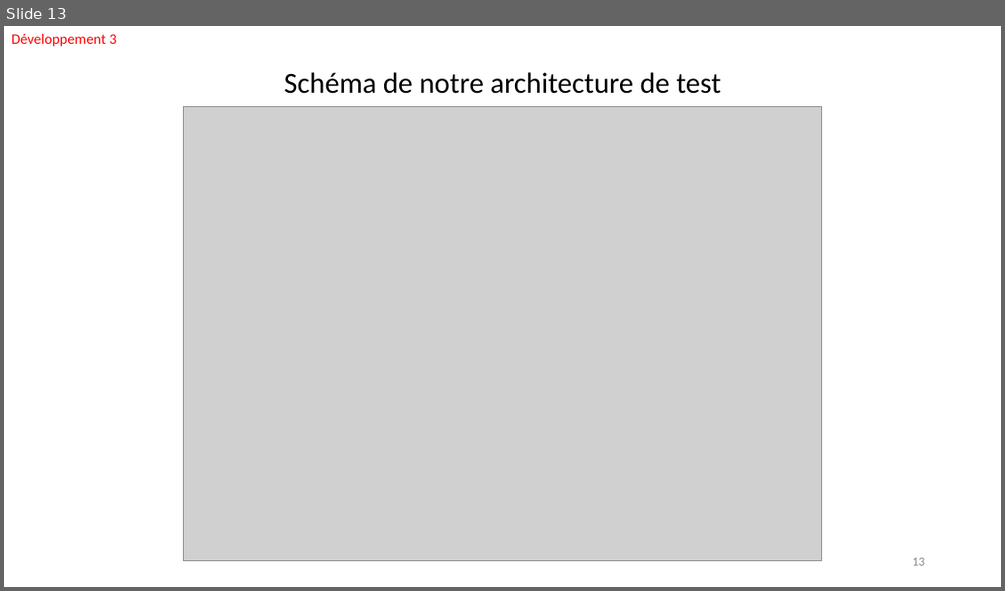
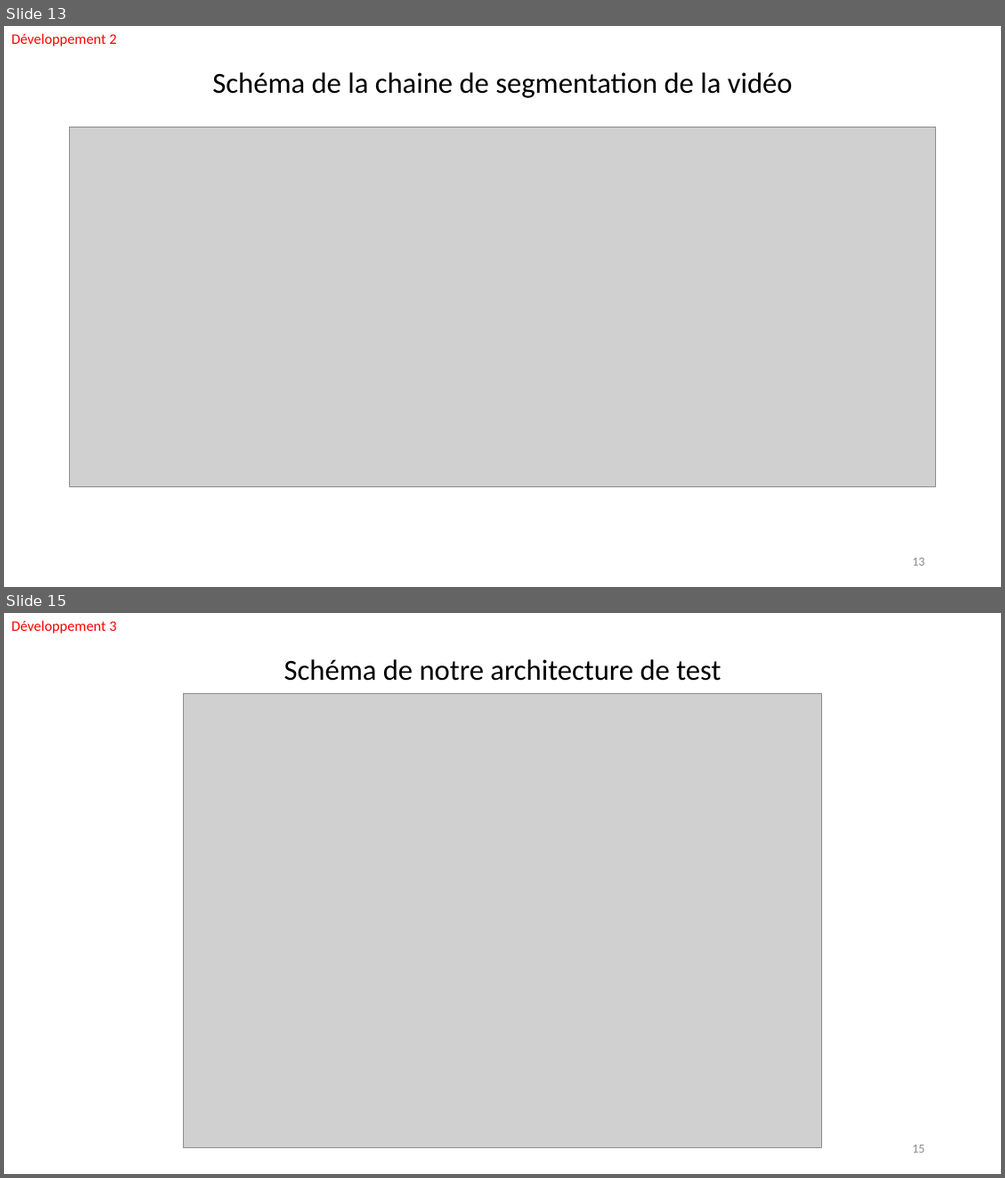
Before and after one commit to FabienMnsn/PRES2, a slide deck: Slides/PRES2019-Projet14-OlivierFourmaux-ROIStreamingImapct-soutenance.pptx. Shown one above the other, each under a label of ours: slide 13 before the commit, slides 13 and 15 after it; the slides between them are not shown. The pictures are 1005x591 and 1005x1178 pixels, drawn with LibreOffice and Linux fonts; fonts in the diff are those of the drawing; grey boxes stand for pictures. Boxes give left, top, right and bottom in pixels: in the first picture for what was removed or moved away, otherwise in the second. Text is boxed around its words. In the diff, an @@ line names an element or a change of style, - is before the commit and + after.

```diff
--- a/Slides/PRES2019-Projet14-OlivierFourmaux-ROIStreamingImapct-soutenance.pptx
+++ b/Slides/PRES2019-Projet14-OlivierFourmaux-ROIStreamingImapct-soutenance.pptx
@@ slide 13 added at (x1=4, y1=26, x2=1001, y2=587), background #FFFFFF @@
@@ text added at (x1=11, y1=33, x2=116, y2=46), 14 pt, text #FF0000 @@
+Développement 2
@@ text added at (x1=212, y1=72, x2=793, y2=98), 28 pt, text #000000 @@
+Schéma de la chaine de segmentation de la vidéo
@@ picture added at (x1=70, y1=127, x2=936, y2=486) @@
@@ page number added at (x1=912, y1=557, x2=924, y2=565), 12 pt, text #8C8C8C @@
+13
@@ what was slide 13 is now slide 15 @@
```
Also in this commit, not shown: 6 slides changed, 1 other slide added, 13 other files.
